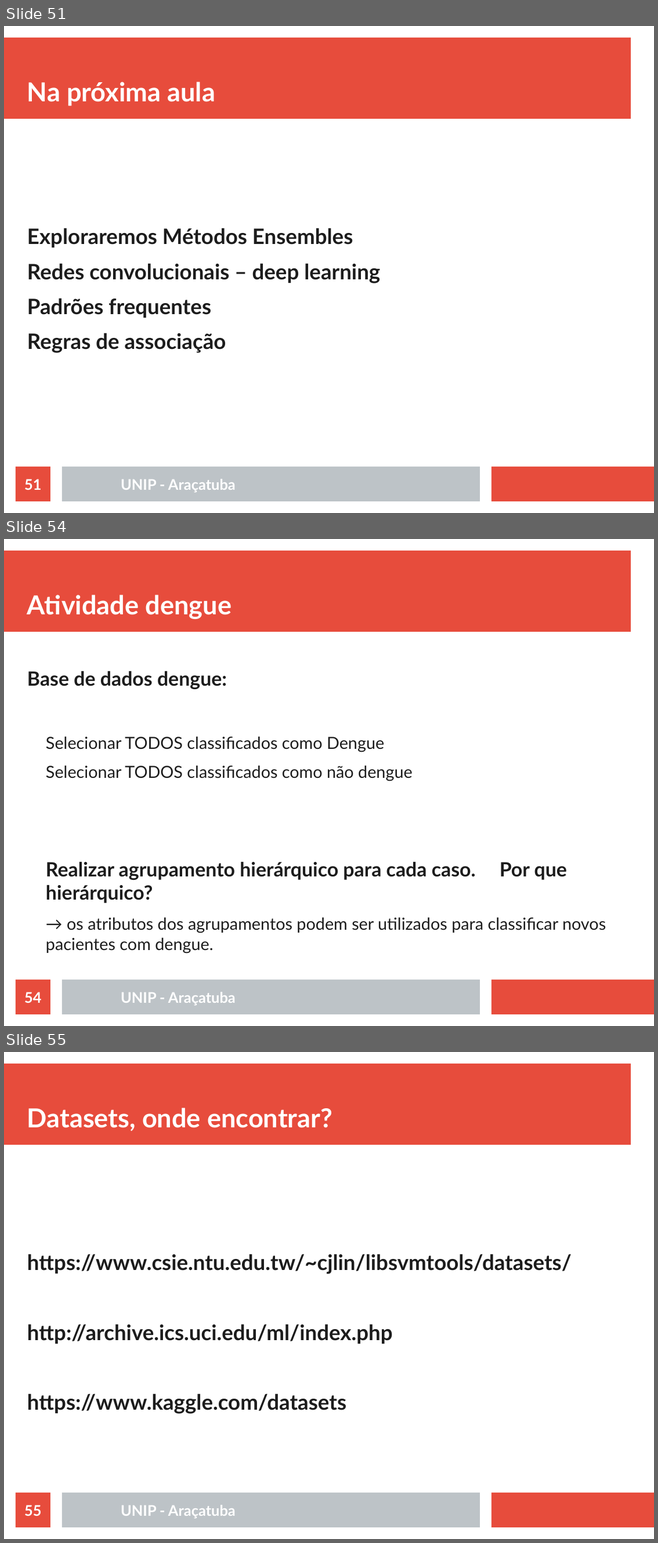
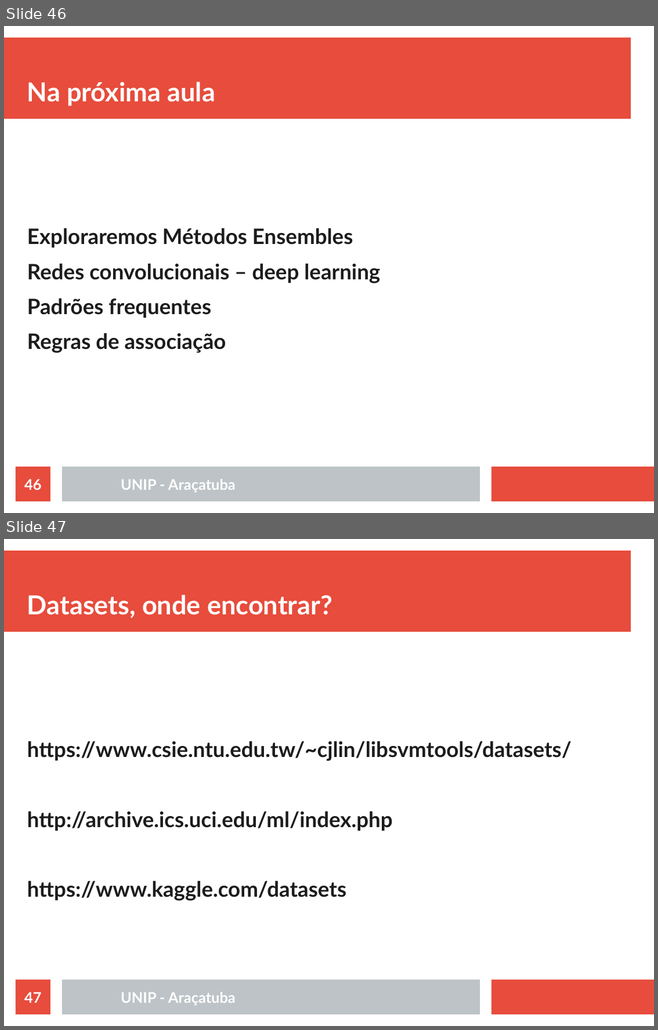
Before and after one commit to rafaelstojoao/pos-unip, a slide deck: [2020][modulo][Machine_Learning]/[aula]03[outrosAlgoritmos].odp. Shown one above the other, each under a label of ours: slides 51, 54 and 55 before the commit, slides 46 and 47 after it; the slides between them are not shown. The pictures are 658x1543 and 658x1030 pixels, drawn with LibreOffice and Linux fonts; fonts in the diff are those of the drawing. Boxes give left, top, right and bottom in pixels: in the first picture for what was removed or moved away, otherwise in the second. Text is boxed around its words. In the diff, an @@ line names an element or a change of style, - is before the commit and + after.

```diff
--- a/[2020][modulo][Machine_Learning]/[aula]03[outrosAlgoritmos].odp
+++ b/[2020][modulo][Machine_Learning]/[aula]03[outrosAlgoritmos].odp
@@ slide 54 removed at bbox=[4, 539, 654, 1026], background #FFFFFF; not listed: 3 template elements that a slide beside it also shows @@
@@ title removed at bbox=[27, 595, 232, 619] @@
-Atividade dengue
@@ text removed at bbox=[27, 671, 605, 954] @@
-Base de dados dengue:
-  Selecionar TODOS classificados como Dengue
-  Selecionar TODOS classificados como não dengue
-Realizar agrupamento hierárquico para cada caso. Por que hierárquico?
-  → os atributos dos agrupamentos podem ser utilizados para classificar novos pacientes com dengue.
@@ page number removed at bbox=[16, 980, 50, 1015] @@
-54
@@ text removed at bbox=[121, 992, 235, 1005] @@
-UNIP - Araçatuba
@@ what was slide 51 is now slide 46 @@
@@ page number at bbox=[24, 479, 41, 490]: text changed @@
-51
+46
@@ what was slide 55 is now slide 47 @@
@@ page number at bbox=[24, 992, 41, 1003]: text changed @@
-55
+47
```
Also in this commit, not shown: 3 slides changed, 3 slides added, 10 other slides removed, 5 other files.
